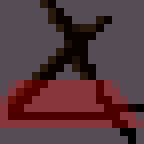
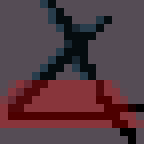
The second 144 × 144 image is a revision of the first. Changes to its layers:
painted on "CrossB.png" over [8, 0, 112, 112]
